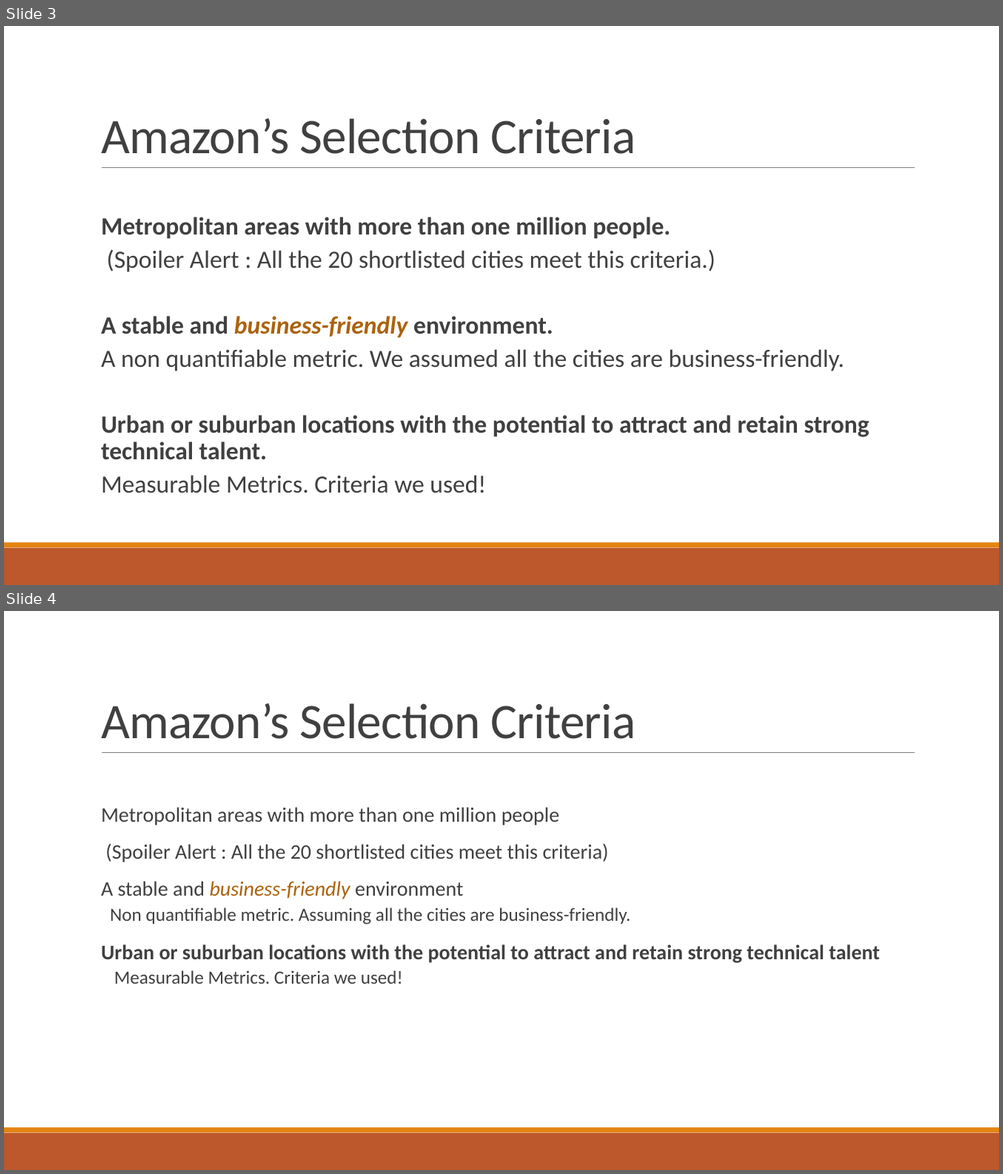
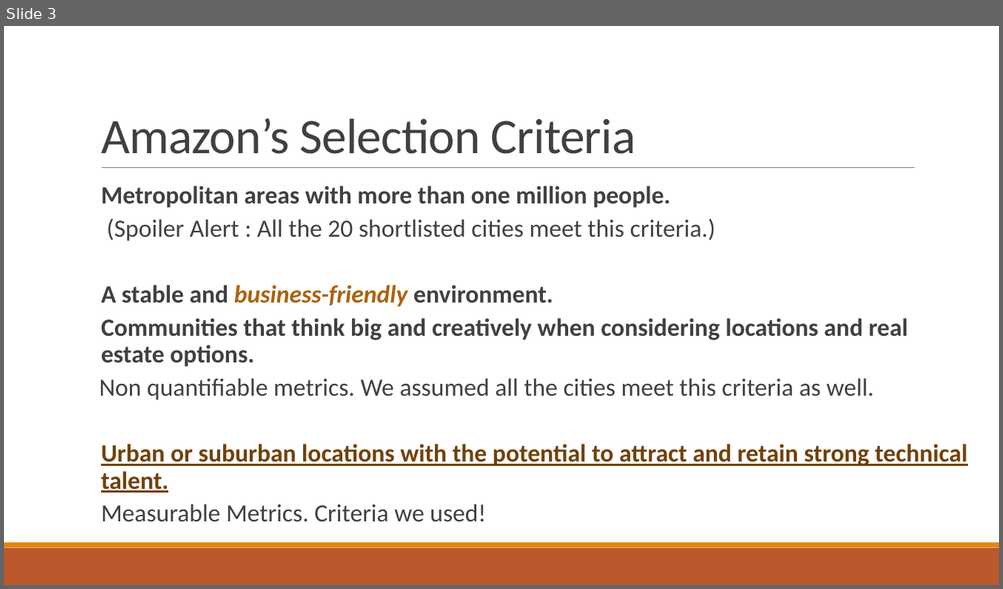
Before and after one commit to indranik/BC_Project1, a slide deck: Project1_Presentation.pptx. Shown one above the other, each under a label of ours: slides 3 and 4 before the commit, slide 3 after it. The pictures are 1003x1174 and 1003x589 pixels, drawn with LibreOffice and Linux fonts; fonts in the diff are those of the drawing. Boxes give left, top, right and bottom in pixels: in the first picture for what was removed or moved away, otherwise in the second. Text is boxed around its words. In the diff, an @@ line names an element or a change of style, - is before the commit and + after.

```diff
--- a/Project1_Presentation.pptx
+++ b/Project1_Presentation.pptx
@@ slide 4 removed at box(4, 611, 999, 1170), background #FFFFFF; not listed: 3 template elements that a slide beside it also shows @@
@@ title removed at box(101, 703, 636, 739) @@
-Amazon’s Selection Criteria
@@ text removed at box(101, 807, 879, 984) @@
-  Metropolitan areas with more than one million people
-  (Spoiler Alert : All the 20 shortlisted cities meet this criteria)
-  A stable and business-friendly environment
-  Non quantifiable metric. Assuming all the cities are business-friendly.
-  Urban or suburban locations with the potential to attract and retain strong technical talent
-  Measurable Metrics. Criteria we used!
@@ slide 3 changed as well @@
@@ text "Metropolitan areas with more than ...": place and size @@
-text "Metropolitan areas with more than ..." at box(101, 217, 869, 494)
+text "Metropolitan areas with more than ..." at box(99, 186, 967, 523)
@@ text at box(99, 318, 908, 400): text changed; bold on @@
-  A non quantifiable metric. We assumed all the cities are business-friendly.
+  Communities that think big and creatively when considering locations and real estate options.
+Non quantifiable metrics. We assumed all the cities meet this criteria as well.
@@ text at box(101, 444, 967, 493): text colour #404040 to #724209, underline on in "Urban or suburban locations with the potential ..." @@
```
Also in this commit, not shown: 2 other slides changed, 12 slides added.
